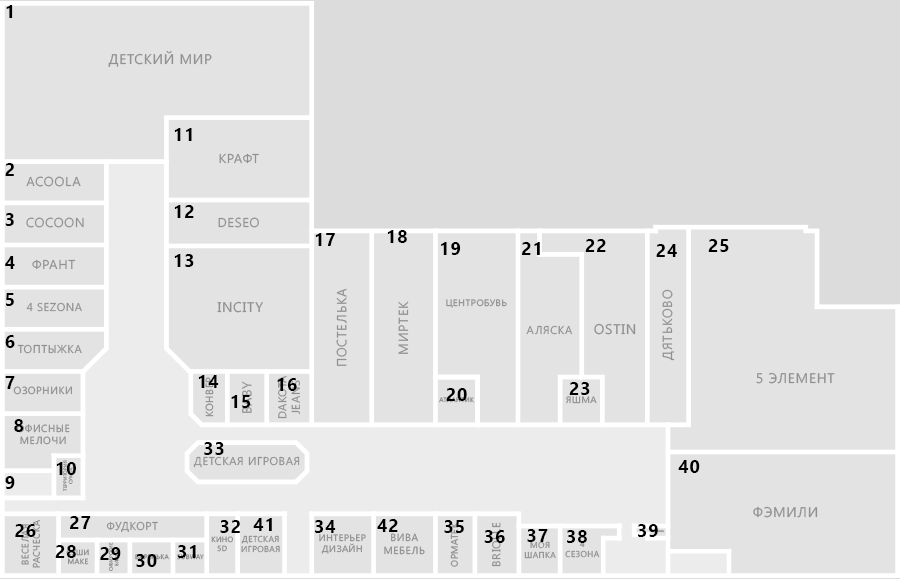
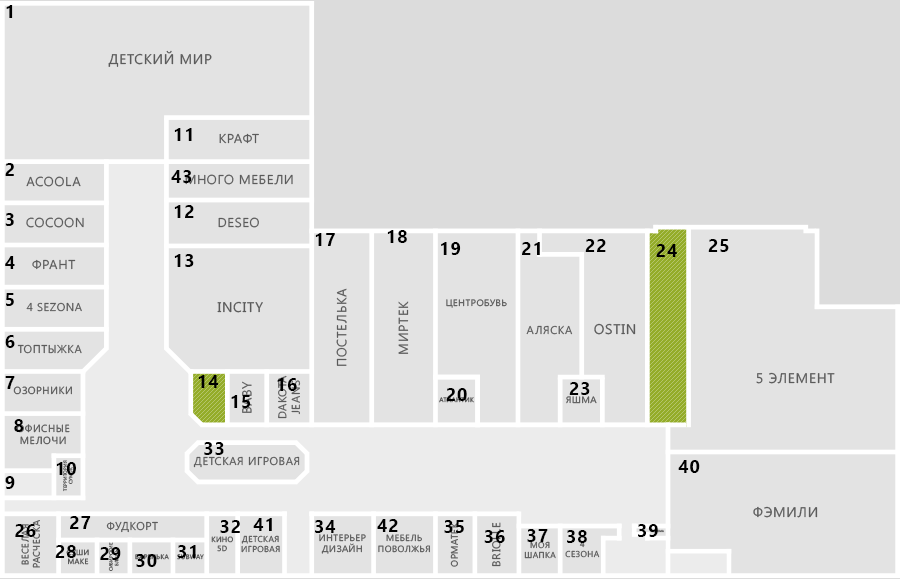
Before/after of a 900x579 layered artwork. What changed in the layer stack:
added layer "43" in group "нум" over [171, 170, 192, 183]
removed layer "Слой 1" (was 60%) from group "ковер" over [13, 50, 835, 571]
removed layer "Слой 3" from group "ковер" over [13, 50, 835, 571]
removed layer "Слой 2" from group "ковер" over [13, 50, 835, 571]
added layer "Слой 6" in group "ковер" over [13, 50, 835, 571]
added layer "Слой 5" in group "ковер" over [13, 50, 835, 571]
added layer "Слой 4" in group "ковер" over [13, 50, 835, 571]
